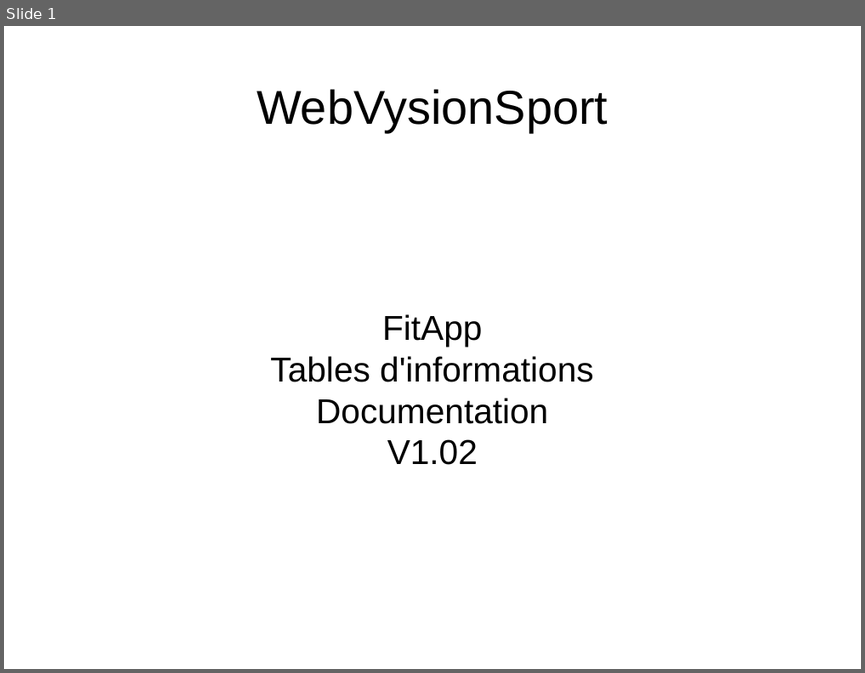
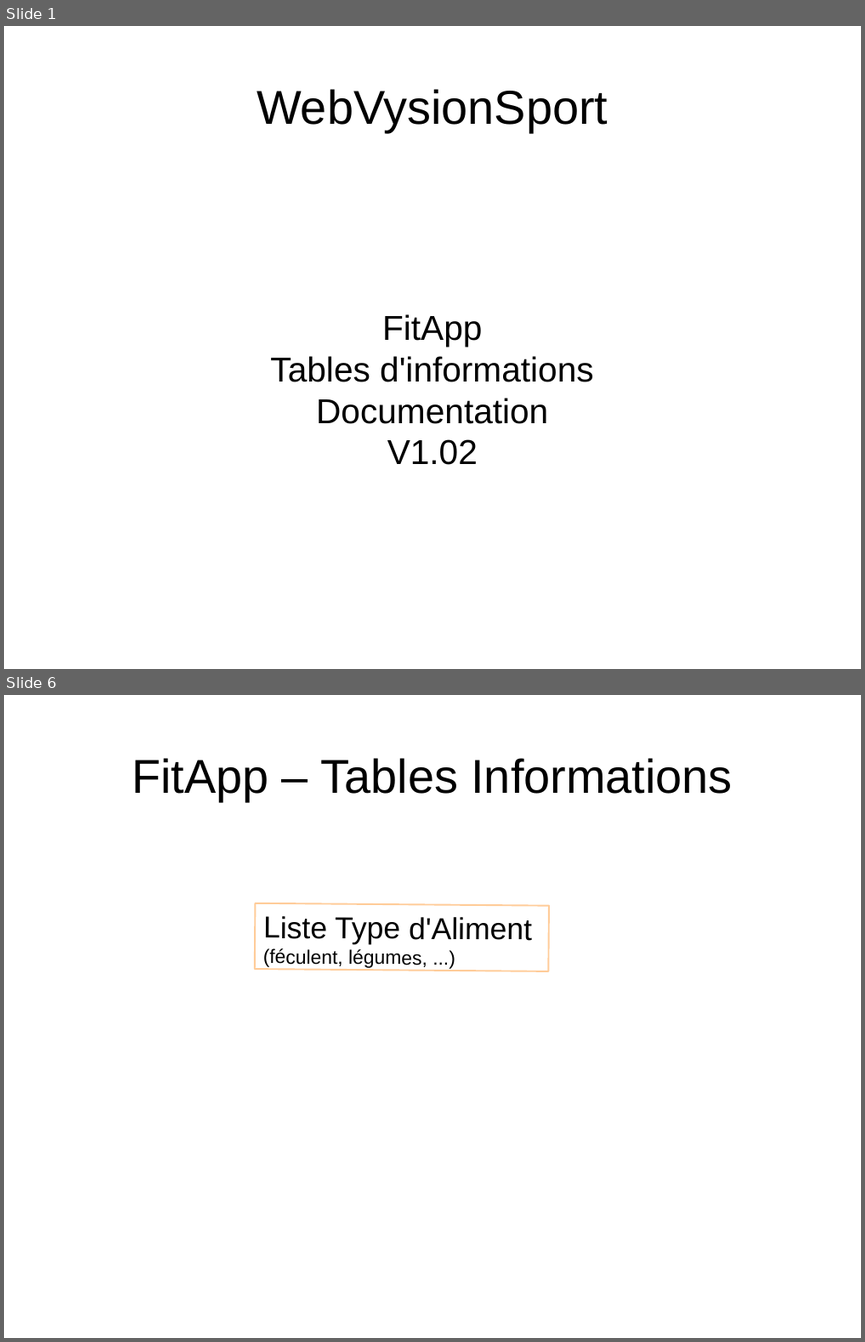
Before and after one commit to NicolasGavard/WebVysionSportV2, a slide deck: Documentations/FitApp - Table Informations v1.02.odp. Shown one above the other, each under a label of ours: slide 1 before the commit, slides 1 and 6 after it; the slides between them are not shown. The pictures are 865x673 and 865x1342 pixels, drawn with LibreOffice and Linux fonts; fonts in the diff are those of the drawing. Boxes give left, top, right and bottom in pixels: in the first picture for what was removed or moved away, otherwise in the second. Text is boxed around its words. In the diff, an @@ line names an element or a change of style, - is before the commit and + after.

Commit message:
Doc Table Codes

```diff
--- a/Documentations/FitApp - Table Informations v1.02.odp
+++ b/Documentations/FitApp - Table Informations v1.02.odp
@@ slide 6 added at (4, 695, 861, 1338), background #FFFFFF @@
@@ title added at (132, 758, 732, 801), 44 pt, text #000000 @@
+FitApp – Tables Informations
@@ rectangle added at (255, 903, 550, 971), outline #FFCC99 1.5 pt, 18 pt, text #000000 @@
+Liste Type d'Aliment
+(féculent, légumes, ...)
```
Also in this commit, not shown: 7 slides changed, 2 other slides added.
